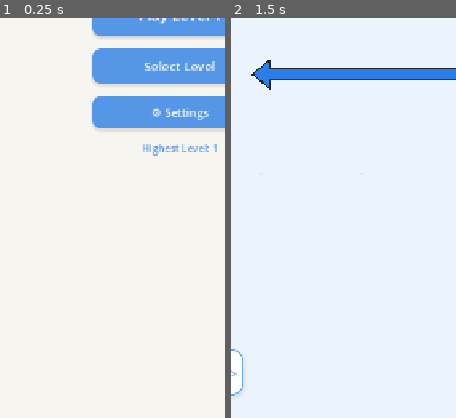
Above: before the commit, frames 1-2 (left to right).
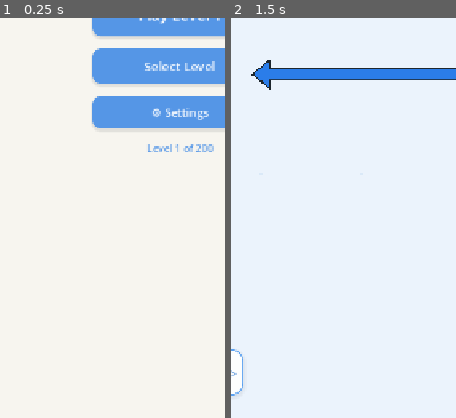
Above: after the commit, the same moments.

Repository: DeveloperArslanAli/Arrow-Escape
Game: Godot game, scene res://scenes/core/Main.tscn
Same seed, same stepped clock (60 frames per second), same inputs: the game is played once before the commit and once after it.
Inputs:
- Up to frame 1 (0.25 s): no input
- Up to frame 2 (1.5 s): click "Play Level 1" at 0.5 s; click "↺" at 1.25 s
The pictures show only the part of the screen within x 10-60%, y 50-100%; the shares and areas given below are measured in that part.

The runs differ from the first frame. In frame 1, 0.4% of the frame differs, in the area x 63-97%, y 31-35%; in frame 2, nothing differs.

Commit message:
docs and fix: update master plan and SOPs to V3.0.0 and harden level 200 endgame boundaries

Diff:
--- a/scripts/ui/level_complete_modal.gd
+++ b/scripts/ui/level_complete_modal.gd
@@ -27,6 +27,12 @@
 	stars_label.text = stars_text.strip_edges()
 	stats_label.text = "Cleared in %d moves!" % moves
 
+	var next_id: int = _level_id + 1
+	if LevelManager.has_level(next_id):
+		next_button.text = "Next Level ▶"
+	else:
+		next_button.text = "Victory Menu 🏆"
+
 	show()
 
 	# Juicing: Spring scale animation for victory card
@@ -45,7 +51,11 @@
 func _on_next_pressed() -> void:
 	AudioManager.play_tap()
 	hide()
-	GameManager.next_level()
+	var next_id: int = GameManager.current_level_id + 1
+	if LevelManager.has_level(next_id):
+		GameManager.next_level()
+	else:
+		GameManager.change_state(GlobalConstants.GameState.MAIN_MENU)
 
 func _on_replay_pressed() -> void:
 	AudioManager.play_tap()
--- a/scripts/ui/main_menu.gd
+++ b/scripts/ui/main_menu.gd
@@ -21,13 +21,20 @@
 		_update_menu()
 
 func _update_menu() -> void:
+	var total_levels: int = LevelManager.get_total_levels_count()
 	var unlocked_lvl: int = SaveManager.get_highest_unlocked_level()
-	progress_label.text = "Highest Level: %d" % unlocked_lvl
-	play_button.text = "Play Level %d" % unlocked_lvl
+	var current_play_lvl: int = mini(unlocked_lvl, total_levels)
+	if unlocked_lvl > total_levels:
+		progress_label.text = "All %d Levels Mastered! 🏆" % total_levels
+		play_button.text = "Replay Level %d" % current_play_lvl
+	else:
+		progress_label.text = "Level %d of %d" % [current_play_lvl, total_levels]
+		play_button.text = "Play Level %d" % current_play_lvl
 
 func _on_play_pressed() -> void:
 	AudioManager.play_tap()
-	var current_lvl: int = SaveManager.get_highest_unlocked_level()
+	var total_levels: int = LevelManager.get_total_levels_count()
+	var current_lvl: int = mini(SaveManager.get_highest_unlocked_level(), total_levels)
 	GameManager.start_level(current_lvl)
 
 func _on_levels_pressed() -> void:
Not shown, changed: MASTER_IMPLEMENTATION_PLAN.md
Not shown, changed: MEMORY_GRAPH.md
Not shown, changed: docs/sops/SOP-04-LEVEL-MANAGEMENT.md
